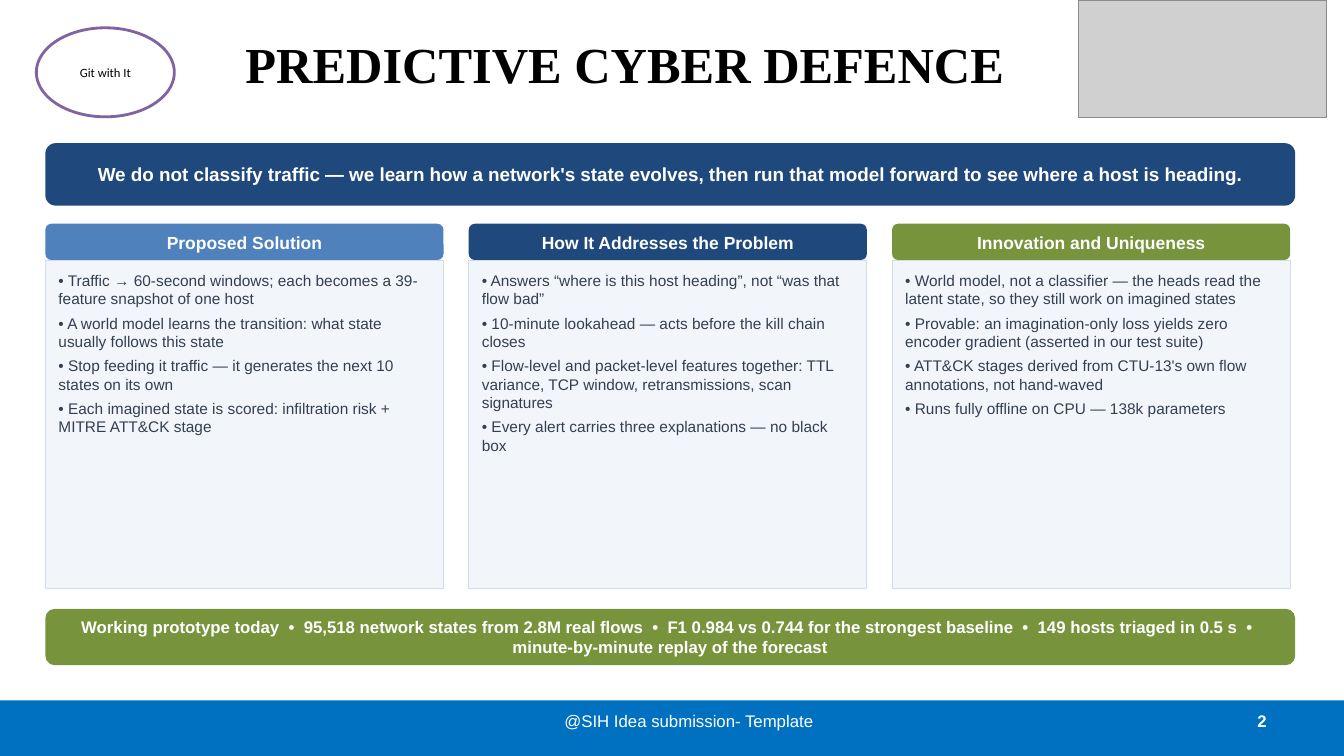
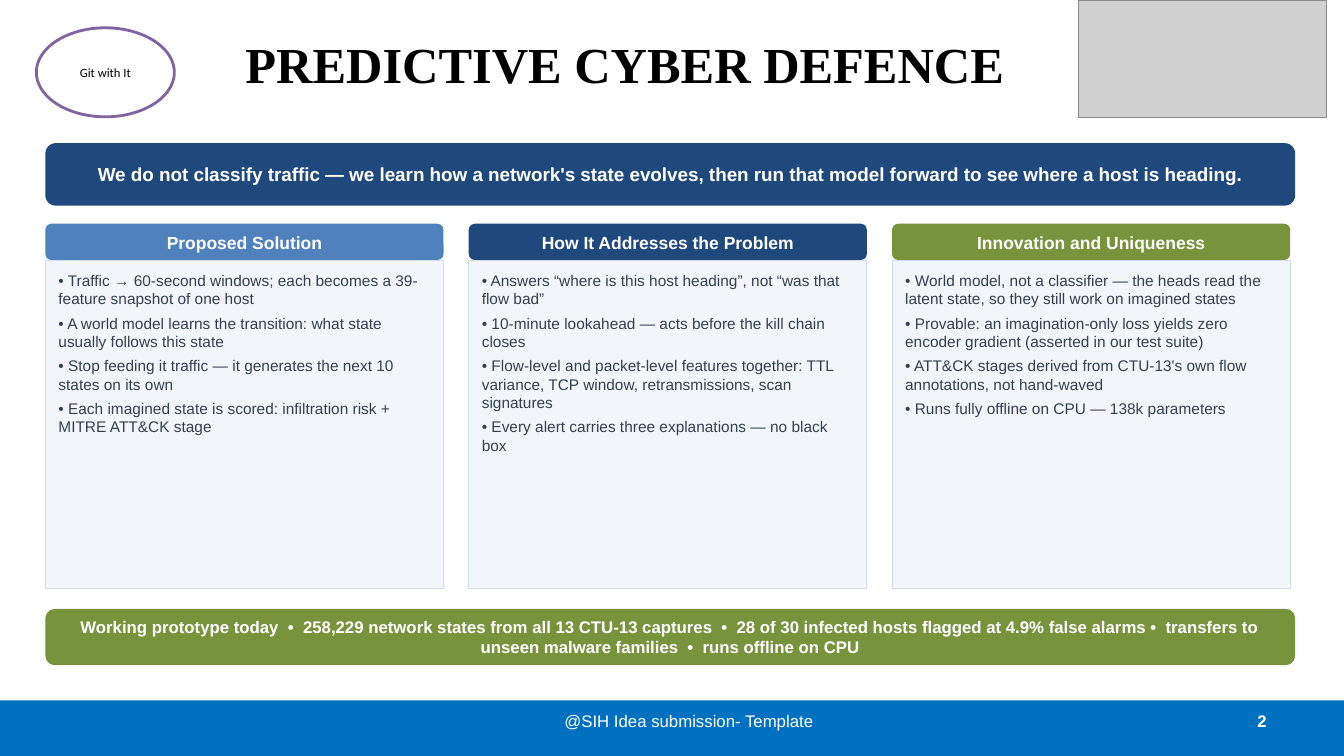
Before and after one commit to HowSuyash/AttackForecast, a slide deck: slide 2 of SIH2026_PS26153_Presentation.pptx. Drawn at 1344x756 pixels with LibreOffice and Linux fonts; fonts in the diff are those of the drawing; grey boxes stand for pictures. Boxes give left, top, right and bottom in pixels: in the first picture for what was removed or moved away, otherwise in the second. Text is boxed around its words. In the diff, an @@ line names an element or a change of style, - is before the commit and + after.

Commit message:
Retrain on all 13 CTU-13 scenarios; the detection margin was an artefact
Extracted the remaining six captures and reprocessed everything: 258,229 state
cells and 30 infected hosts, against 95,518 and 16 before. Two results change
the story, one for the better and one against us.

Against us: on detection the world model no longer beats logistic regression -
F1 0.979 vs 0.977. The earlier 0.984-vs-0.744 gap came from a test split whose
positive windows all belonged to a single host; with thirteen captures the split
carries positives from 13 distinct hosts, the baselines fit properly, and the
margin disappears. Recognising which host is compromised is not where this
architecture earns its keep, and the README now says so first.

For the better, twice over:

  - Stage forecasting now beats the like-for-like persistence baseline by a wide
    margin rather than a rounding error - 0.647 against 0.478 at +3 windows,
    9 of 10 horizons. That is the claim the architecture actually supports.
  - Family holdout works. It used to fail outright; trained on Neris, Rbot,
    Menti and Sogou it reaches F1 0.874 and ROC-AUC 0.982 on Virut and Murlo.
    Stage forecasting still does not transfer across families, which is reported
    beside it.

Triage across all thirteen: 28 of 30 infected hosts caught at 4.9% false alarms,
ten of them by the anomaly channel alone.

scripts/extract_binetflow.py replaces `tar --wildcards`, which sat at 33 seconds
of CPU across 25 minutes on Git-for-Windows without writing a file. The old
seven-scenario checkpoint and benchmark are kept under
artifacts/baseline_7scenarios/.

README, architecture document, tutorial and deck all carry the new numbers. The
architecture PDF needed trimming to stay inside its two-page limit - the
--max-pages guard caught it rather than letting an over-long deliverable ship.

```diff
--- a/SIH2026_PS26153_Presentation.pptx
+++ b/SIH2026_PS26153_Presentation.pptx
@@ text in rounded rectangle at (80,621,1258,653): text changed @@
-Working prototype today • 95,518 network states from 2.8M real flows • F1 0.984 vs 0.744 for the strongest baseline • 149 hosts triaged in 0.5 s • minute-by-minute replay of the forecast
+Working prototype today • 258,229 network states from all 13 CTU-13 captures • 28 of 30 infected hosts flagged at 4.9% false alarms • transfers to unseen malware families • runs offline on CPU
```
Also in this commit, not shown: 1 other slide changed, 33 other files.
